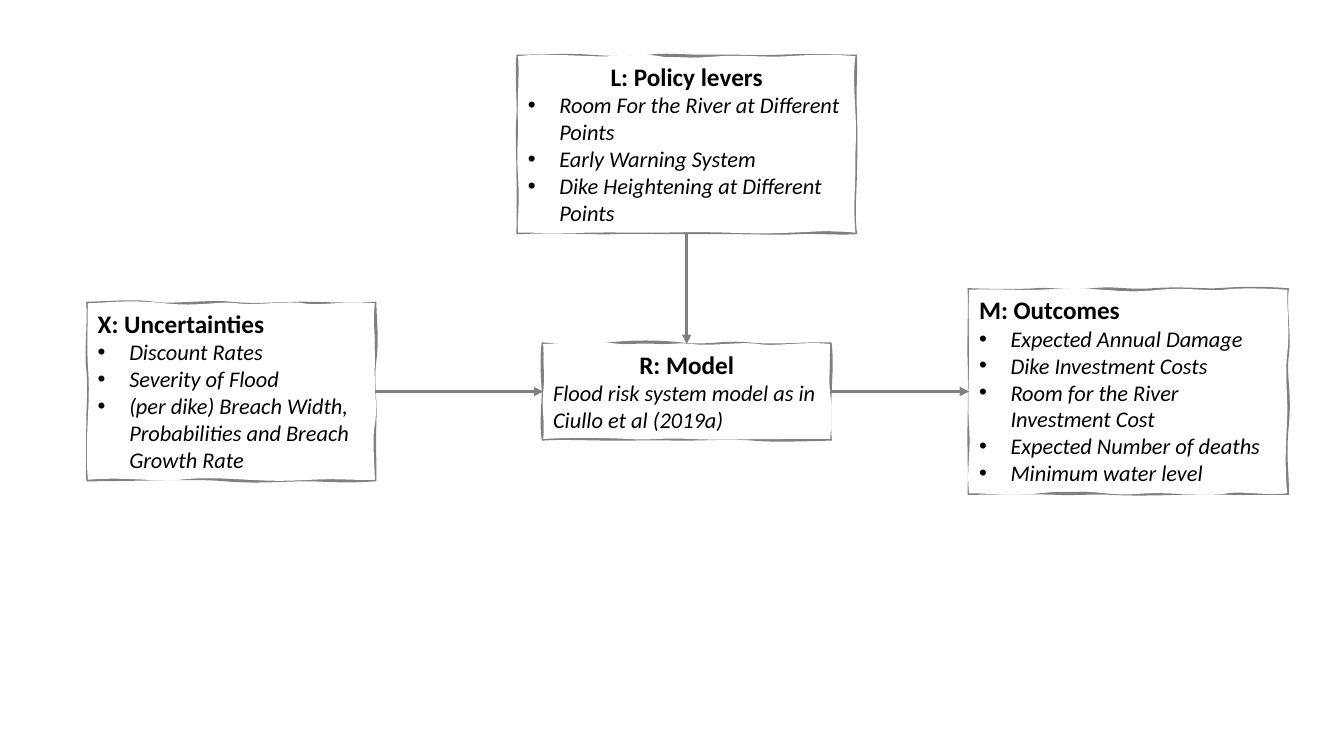
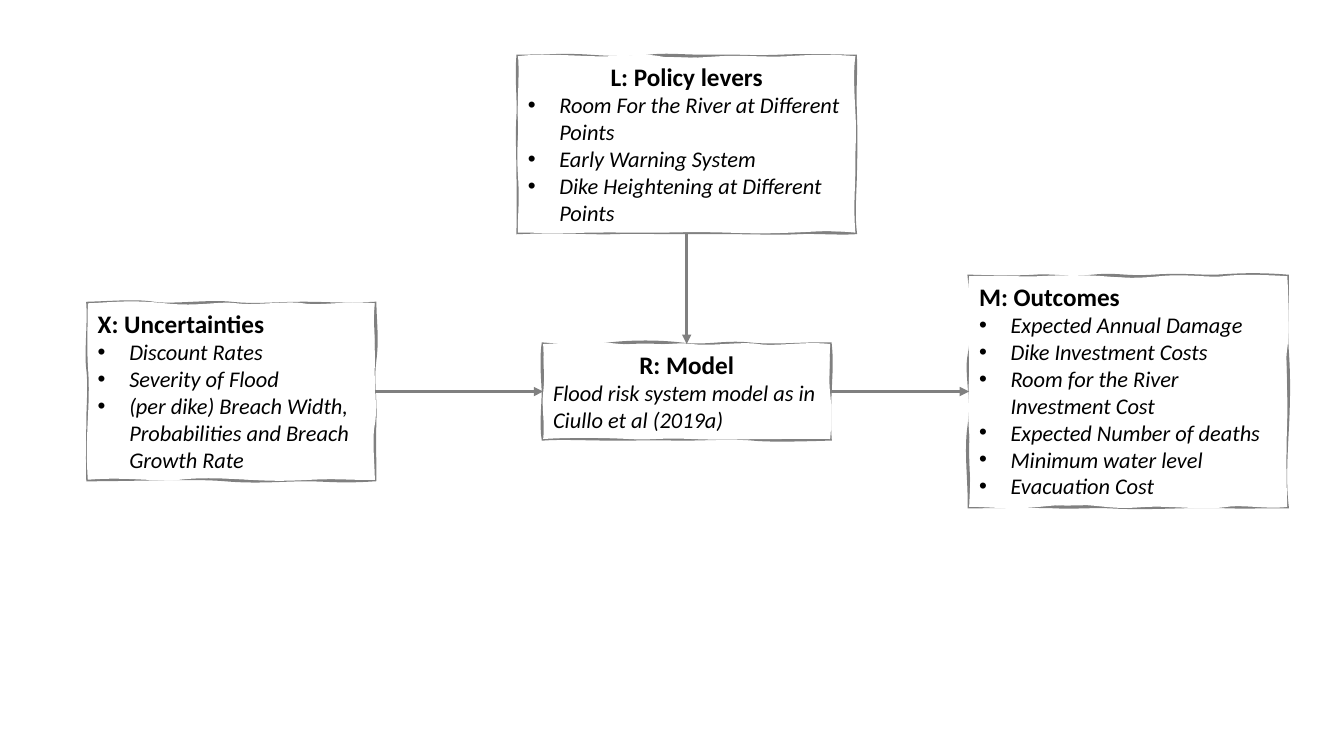
Before and after one commit to floristevito/EPA1361, a slide deck: slide 2 of lab_sessions/final assignment/Report_figures.pptx. Drawn at 1344x756 pixels with LibreOffice and Linux fonts; fonts in the diff are those of the drawing. Boxes give left, top, right and bottom in pixels: in the first picture for what was removed or moved away, otherwise in the second. Text is boxed around its words. In the diff, an @@ line names an element or a change of style, - is before the commit and + after.

```diff
--- a/lab_sessions/final assignment/Report_figures.pptx
+++ b/lab_sessions/final assignment/Report_figures.pptx
@@ freeform shape "M: Outcomes": place and size @@
-freeform shape "M: Outcomes" at [969,289,1288,493]
+freeform shape "M: Outcomes" at [969,276,1288,507]
@@ text in freeform shape at [1011,478,1154,494]: paragraph added @@
+• Evacuation Cost
```
Also in this commit, not shown: 2 other files.
